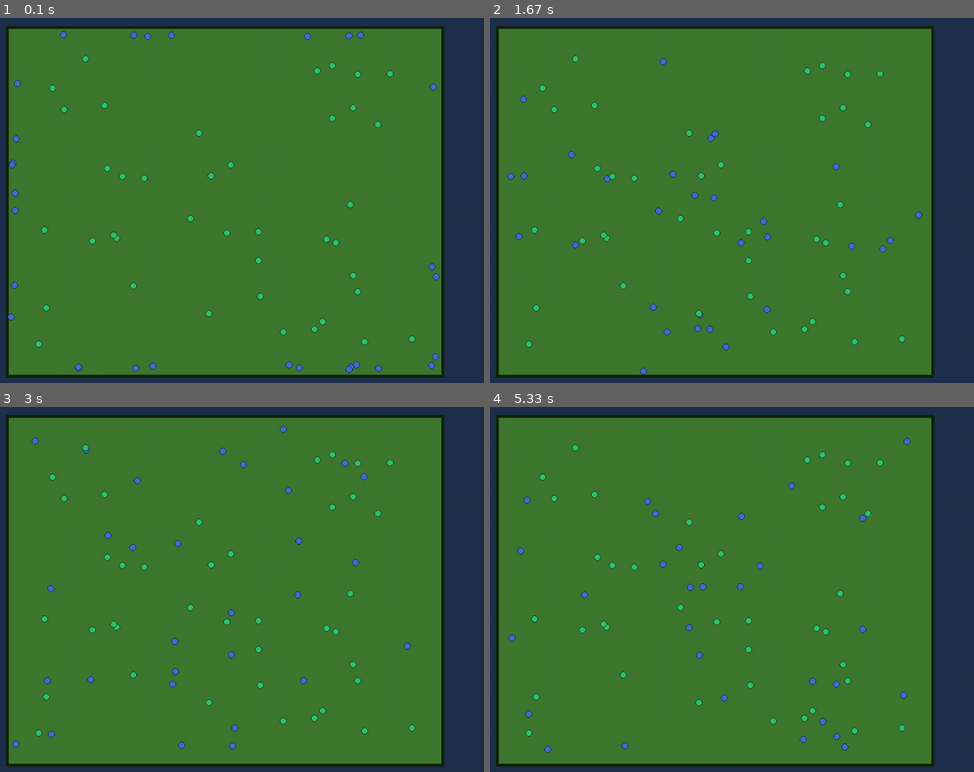
Above: before the commit, frames 1-4 (two rows, left to right).
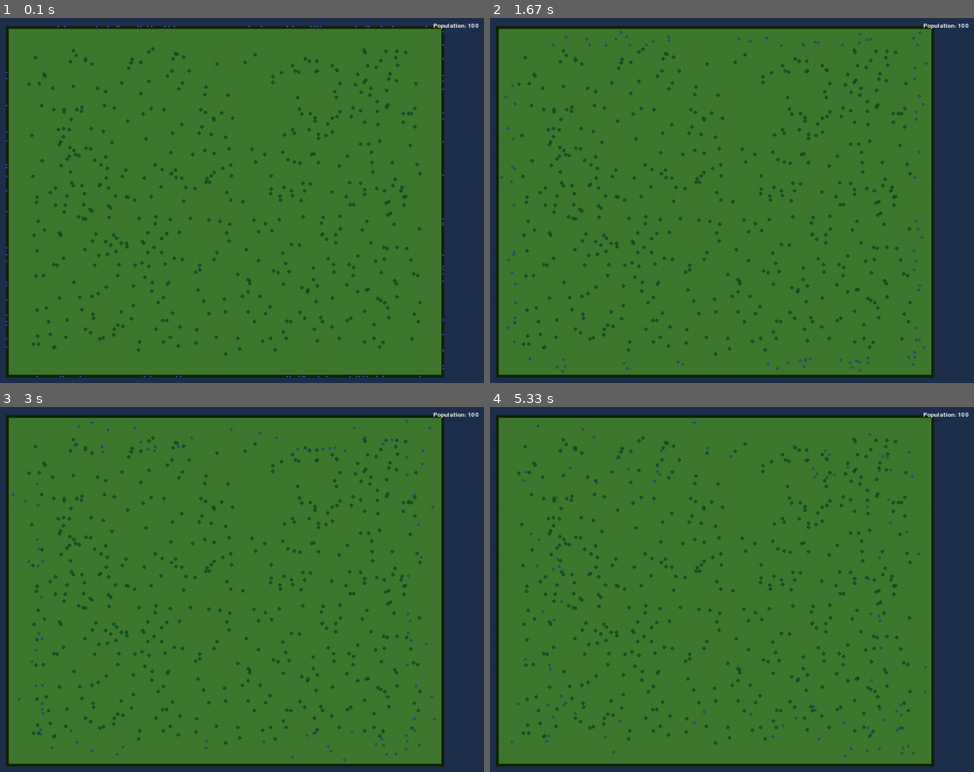
Above: after the commit, the same moments.

Repository: Quartef12345/Natural-Selection-Simulation
Game: pygame game, started from main.py
Two runs of this game, one before a commit and one after it. Both use one fixed random seed, a clock stepped at 60 frames per second and the inputs below.
Inputs:
- Up to frame 1 (0.1 s): no input
- Up to frame 2 (1.67 s): no input
- Up to frame 3 (3 s): no input
- Up to frame 4 (5.33 s): tap Enter at 4.83, 5.17 s

The runs differ from the first frame. In frame 1, 4.0% of the frame differs, in the area x 1-99%, y 1-99%; in frame 2, 4.0%; in frame 3, 4.0%; in frame 4, 4.1%, in the area x 3-99%, y 1-96%.

Commit message:
Beginning of Bin stomach, state config changed, beginning of reproduction

Diff:
--- a/creatures.py
+++ b/creatures.py
@@ -37,18 +37,25 @@
 
 class Bin:
     def __init__(self, position):
+        self.name = generateName()
         self.position = position
         self.direction = (0,0)
         self.min_boring_timer = state.MIN_BORING_TIMER
         self.max_boring_timer = state.MAX_BORING_TIMER
         self.boring_timer = random.uniform(self.min_boring_timer, self.max_boring_timer)
         self.energy = state.STARTING_ENERGY
+        self.rawEnergy = 0
+
         self.speed = state.STARTING_SPEED
         self.awareness = state.STARTING_AWARENESS
-        self.mutation_chance = state.MUTATION_CHANCE
-        self.name = generateName()
-    def reproduce():
-        pass
+    def reproduce(self):
+        bins_array.append(Bin((self.position[0], self.position[1])))
+        self.energy -= state.REPRODUCTION_PENALTY
+
+    def digest(self):       #Funstion to detemrine the difesting energy of createures, the higher the metabolism he fatse rcretuers get usable energy, but the less efficient it is
+        usedEnergy = self.metabolism * state.dt
+        self.energy += usedEnergy * 1/(self.metabolism + 1)
+        self.rawEnergy -= usedEnergy
 
     def move(self, bushes):
         #(x-h)^2+(y-k)^2 < r^2
@@ -85,7 +92,7 @@
         if fruited_bush != None:        #Checks if bin is in "range" to eat fruit
             if ((fruited_bush.position[0]  > self.position[0] - 3) and (fruited_bush.position[0]  < self.position[0] + 3)) and ((fruited_bush.position[1]  > self.position[1] - 3) and (fruited_bush.position[1]  < self.position[1] + 3)):
                 fruited_bush.fruits -= 1
-                self.energy += state.ENERGY_PER_FRUIT
+                self.rawEnergy += state.ENERGY_PER_FRUIT
 
 
 
@@ -165,7 +172,7 @@
     for bin in bins_array:
         if bin.energy <= 0:
             bins_array.remove(bin)
-        #elif bin.energy >= state.REPRODUCTION_THRESHOLD:
-        #    bin.reproduce()
+        elif bin.energy >= state.REPRODUCTION_THRESHOLD:
+            bin.reproduce()
 
         bin.move(bush_array)
--- a/render.py
+++ b/render.py
@@ -18,8 +18,8 @@
 # set the pygame window name
 pygame.display.set_caption('Show Text')
 
-grid_font = pygame.font.Font('freesansbold.ttf', 15)
-
+grid_font = pygame.font.Font('freesansbold.ttf', 10)
+panel_font = pygame.font.Font('freesansbold.ttf', 20)
 
 
 
@@ -32,6 +32,7 @@
     for bush in bushes:
         renderBush(bush, grid_size, surface)
         renderFruits(bush, grid_size, surface)
+    renderPanel(bins, bushes, grid_size, surface)
     renderUtilities(bins, bushes, grid_size, surface)
 
 
@@ -48,24 +49,7 @@
 
 def renderBush(bush,grid,surface):   #Bush is an objet of the class bush(see creatures), grid is the grid info(currently only size), surface is the pygam surface
     pygame.draw.circle(surface, "#123020", (grid[0] + bush.position[0], grid[1] + bush.position[1]), bush_radius)#outline
-    pygame.draw.circle(surface, "#28c76f", (grid[0] + bush.position[0], grid[1] + bush.position[1]), bush_radius*0.9)#center
-
-def renderUtilities(bins, bushes, grid, surface):
-
-        for bin in bins:
-            if state.RENDER_AWARENESS:
-                pygame.draw.circle(surface, "#FFFFFF", (grid[0] + bin.position[0], grid[1] + bin.position[1]), state.STARTING_AWARENESS, 1)
-            if state.RENDER_ENERGY:
-                energy_text = grid_font.render(f"{math.floor(bin.energy)}", True, "#FFFFFF")
-                energy_surface = energy_text.get_rect()
-                energy_surface.center = (bin.position[0] + grid[0], bin.position[1] + grid[1] + state.BIN_RADIUS*1.5)
-                surface.blit(energy_text, energy_surface)
-            if state.RENDER_NAMES:
-                name_text = grid_font.render(f"{bin.name}", True, "#FFFFFF")
-                name_surface = name_text.get_rect()
-                name_surface.center = (bin.position[0] + grid[0], bin.position[1] + grid[1] - state.BIN_RADIUS*1.5)
-                surface.blit(name_text, name_surface)
-
+    pygame.draw.circle(surface, "#00662e", (grid[0] + bush.position[0], grid[1] + bush.position[1]), bush_radius*0.9)#center
 
 def renderFruits(bush, grid, surface):
     i = 0
@@ -76,3 +60,27 @@
         pygame.draw.circle(surface, "#702d09", (fruit_x, fruit_y), fruits_radius)#outline
         pygame.draw.circle(surface, "#c95414",  (fruit_x, fruit_y), fruits_radius*0.9)#center
         i += 1
+
+def renderPanel(bins, bushes, grid, surface):
+
+        #Population
+        population_text = grid_font.render(f"Population: {len(bins)}", True, "#FFFFFF")
+        population_surface = population_text.get_rect()
+        population_surface.center = (grid[0] + grid[2] + 20, state.GRID_Y)
+        surface.blit(population_text, population_surface)
+
+def renderUtilities(bins, bushes, grid, surface):
+
+        for bin in bins:
+            if state.RENDER_AWARENESS:
+                pygame.draw.circle(surface, "#FFFFFF", (grid[0] + bin.position[0], grid[1] + bin.position[1]), state.STARTING_AWARENESS, 1)
+            if state.RENDER_ENERGY:
+                energy_text = grid_font.render(f"{math.floor(bin.energy)}", True, "#FFFFFF")
+                energy_surface = energy_text.get_rect()
+                energy_surface.center = (bin.position[0] + grid[0], bin.position[1] + grid[1] + state.BIN_RADIUS*5)
+                surface.blit(energy_text, energy_surface)
+            if state.RENDER_NAMES:
+                name_text = grid_font.render(f"{bin.name}", True, "#FFFFFF")
+                name_surface = name_text.get_rect()
+                name_surface.center = (bin.position[0] + grid[0], bin.position[1] + grid[1] - state.BIN_RADIUS*3)
+                surface.blit(name_text, name_surface)
--- a/state.py
+++ b/state.py
@@ -18,13 +18,13 @@
 RENDER_NAMES = False
 
 #bush constants
-BUSH_RADIUS = 6
-FRUITS_RADIUS = 3
+BUSH_RADIUS = 3
+FRUITS_RADIUS = 2
 
 MIN_GROWTH_TIME = 9
-MAX_GROWTH_TIME = 24
+MAX_GROWTH_TIME = 27
 MAX_FRUITS = 4
-ENERGY_PER_FRUIT = 15
+ENERGY_PER_FRUIT = 40
 
 #Bins Constants
 
@@ -61,19 +61,20 @@
     "to", "ta", "tu",
     "go", "ga", "gu"
 ];
-BIN_RADIUS = 6
+BIN_RADIUS = 2
 
-STARTING_SPEED = 2
+STARTING_SPEED = 0.2
 STARTING_AWARENESS = 100
-MIN_BORING_TIMER = 1
-MAX_BORING_TIMER = 3
+MIN_BORING_TIMER = 3
+MAX_BORING_TIMER = 9
 
 
-STARTING_ENERGY  = 400
+STARTING_ENERGY  = 100
 MUTATION_CHANCE = 0.01
 MUTATION_INTENSITY = 2
-REPRODUCTION_THRESHOLD = 500
+REPRODUCTION_THRESHOLD = 550
+REPRODUCTION_PENALTY = 300
 
 #Simulation Constants
-BUSH_AMOUNT = 40
-STARTING_BIN_AMOUNT = 30
+BUSH_AMOUNT = 500
+STARTING_BIN_AMOUNT = 100
